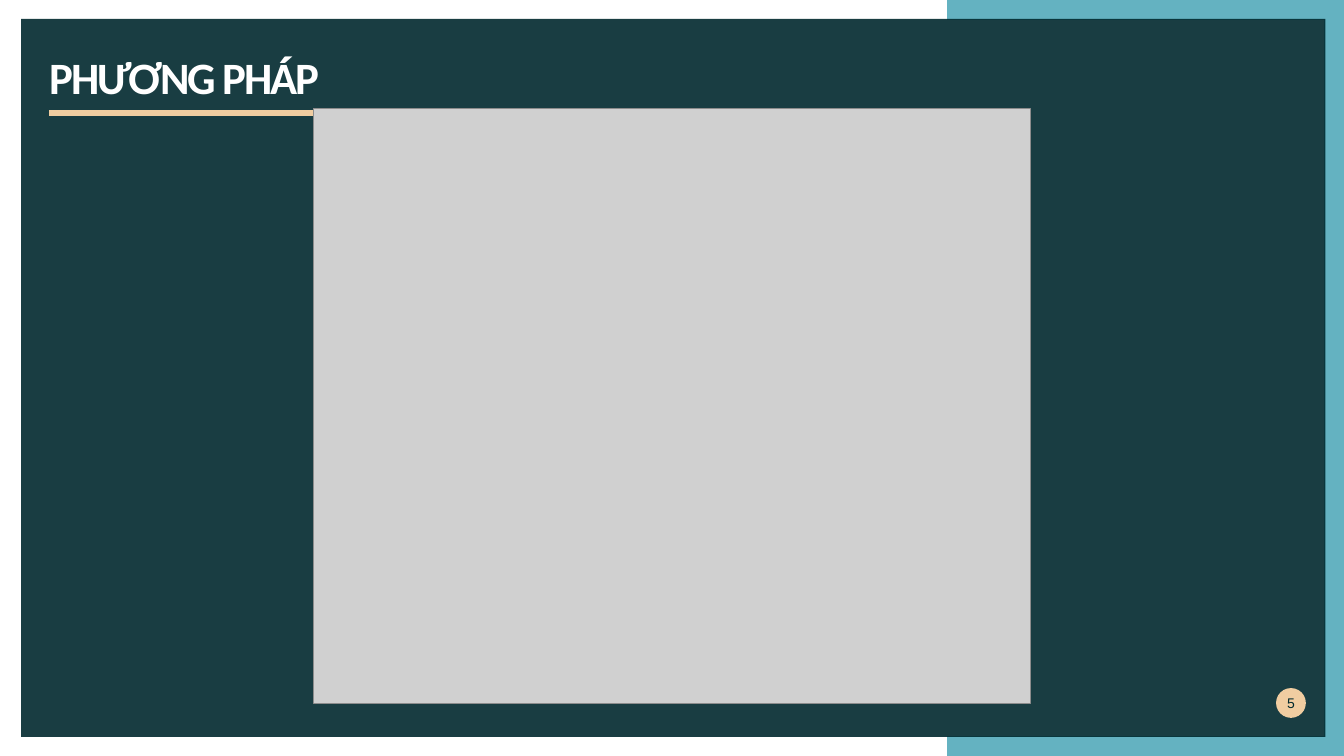
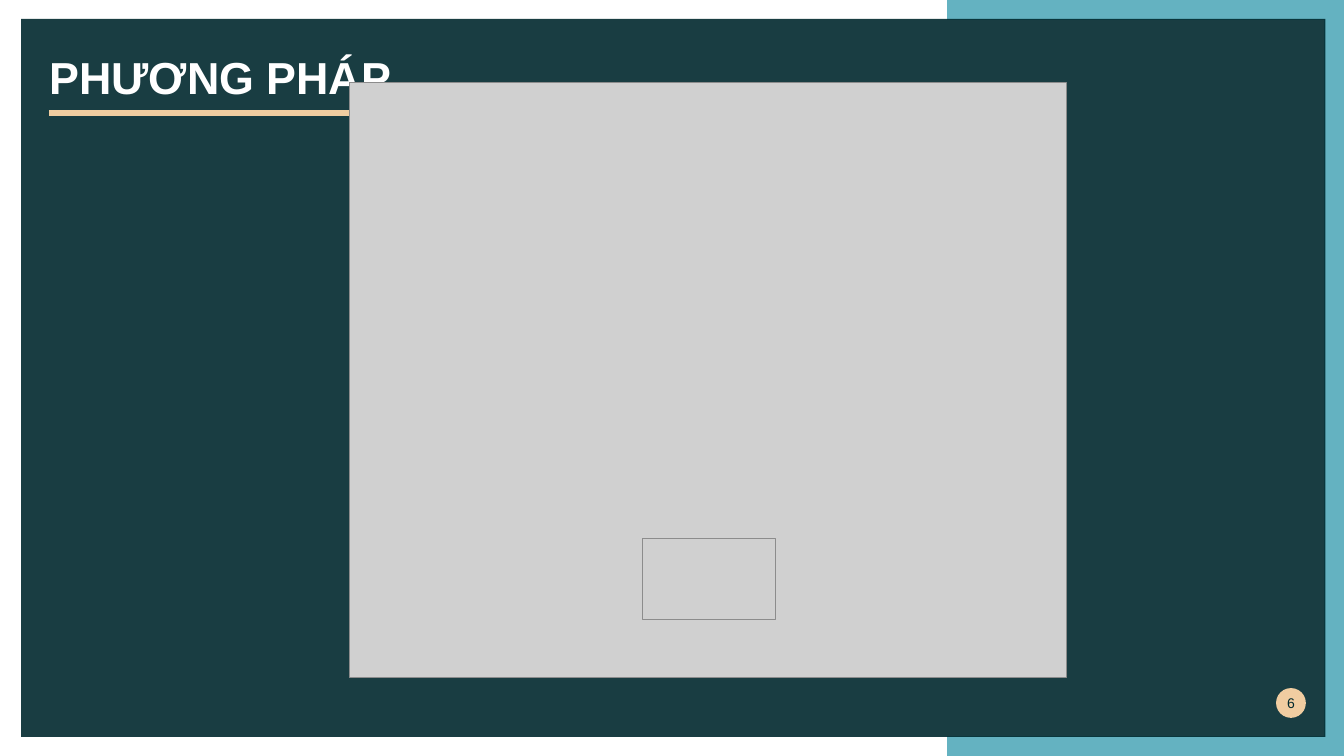
Before and after one commit to 43xquocnguyen/multilabel-job-description-classification, a slide deck: slide 6 of reports/slide.pptx (slide 5 before the commit). Drawn at 1344x756 pixels with LibreOffice and Linux fonts; fonts in the diff are those of the drawing; grey boxes stand for pictures. Boxes give left, top, right and bottom in pixels: in the first picture for what was removed or moved away, otherwise in the second. Text is boxed around its words. In the diff, an @@ line names an element or a change of style, - is before the commit and + after.

```diff
--- a/reports/slide.pptx
+++ b/reports/slide.pptx
@@ title "PHƯƠNG PHÁP" at (49, 59, 391, 103): font Calibri to Arial, letter spacing -1.5 to 0 pt @@
@@ picture: place and size @@
-picture at (314, 108, 1030, 703)
+picture at (350, 83, 1067, 678)
@@ freeform shape at (49, 108, 360, 113): rotation 0 to 180 degrees @@
@@ picture added at (642, 538, 775, 620) @@
@@ page number at (1287, 698, 1295, 708): text changed @@
-5
+6
```
Also in this commit, not shown: 7 other slides changed, 2 slides added, 2 slides removed, 7 other files.
